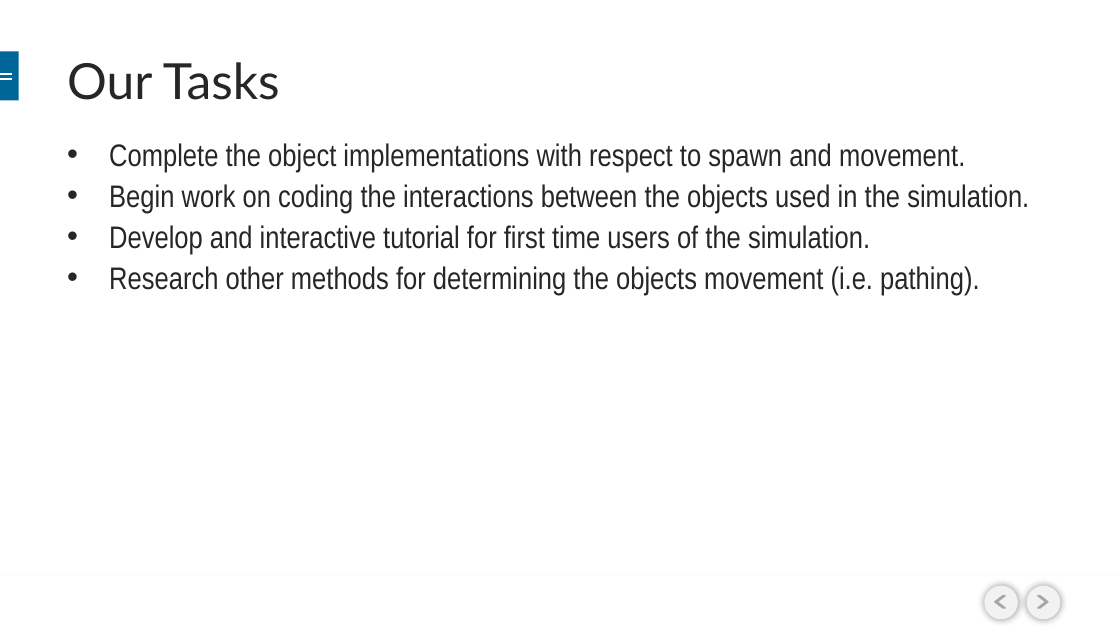
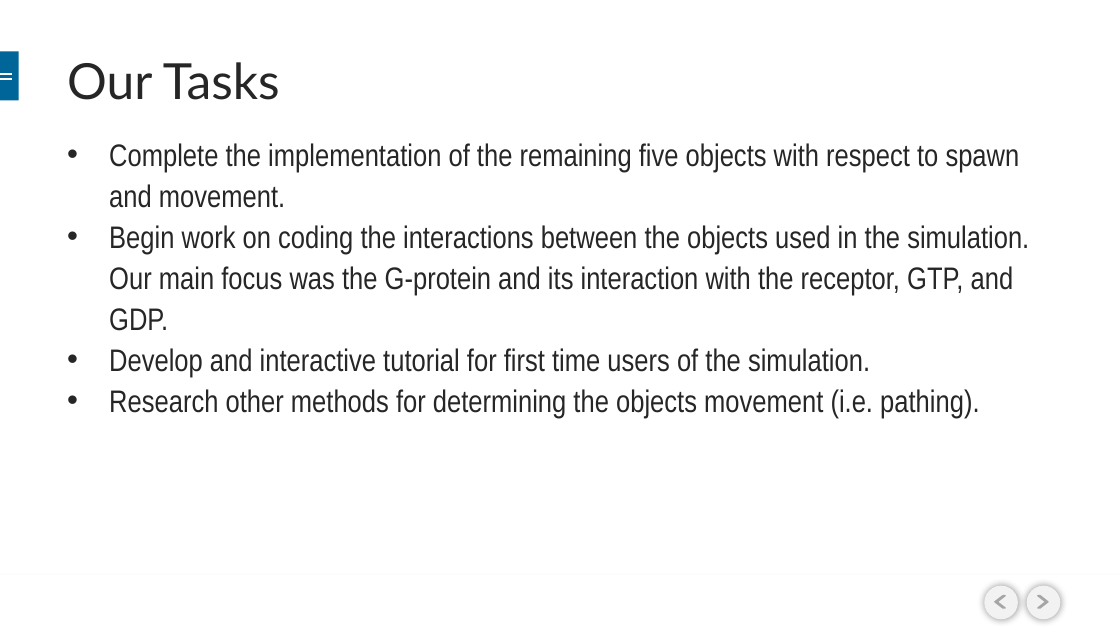
Before and after one commit to BioRubeBotProject/2015-Fall, a slide deck: slide 5 of Documents/BioRubeBot Project Summer 2015 Final Presentation.pptx. Drawn at 1120x630 pixels with LibreOffice and Linux fonts; fonts in the diff are those of the drawing; background and template pictures are left out. Boxes give left, top, right and bottom in pixels: in the first picture for what was removed or moved away, otherwise in the second. Text is boxed around its words. In the diff, an @@ line names an element or a change of style, - is before the commit and + after.

```diff
--- a/Documents/BioRubeBot Project Summer 2015 Final Presentation.pptx
+++ b/Documents/BioRubeBot Project Summer 2015 Final Presentation.pptx
@@ text at bbox=[109, 143, 1029, 331]: text changed @@
-• Complete the object implementations with respect to spawn and movement.
-• Begin work on coding the interactions between the objects used in the simulation.
+• Complete the implementation of the remaining five objects with respect to spawn and movement.
+• Begin work on coding the interactions between the objects used in the simulation. Our main focus was the G-protein and its interaction with the receptor, GTP, and GDP.
```
Also in this commit, not shown: 2 other slides changed, 4 other files.
